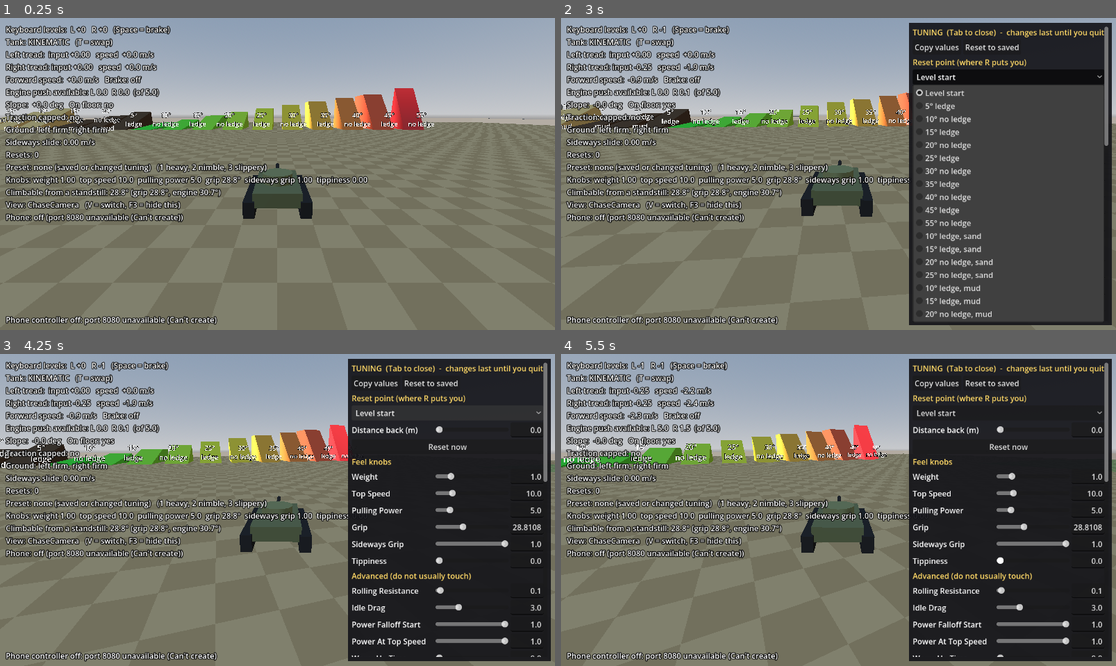
Above: before the commit, frames 1-4 (two rows, left to right).
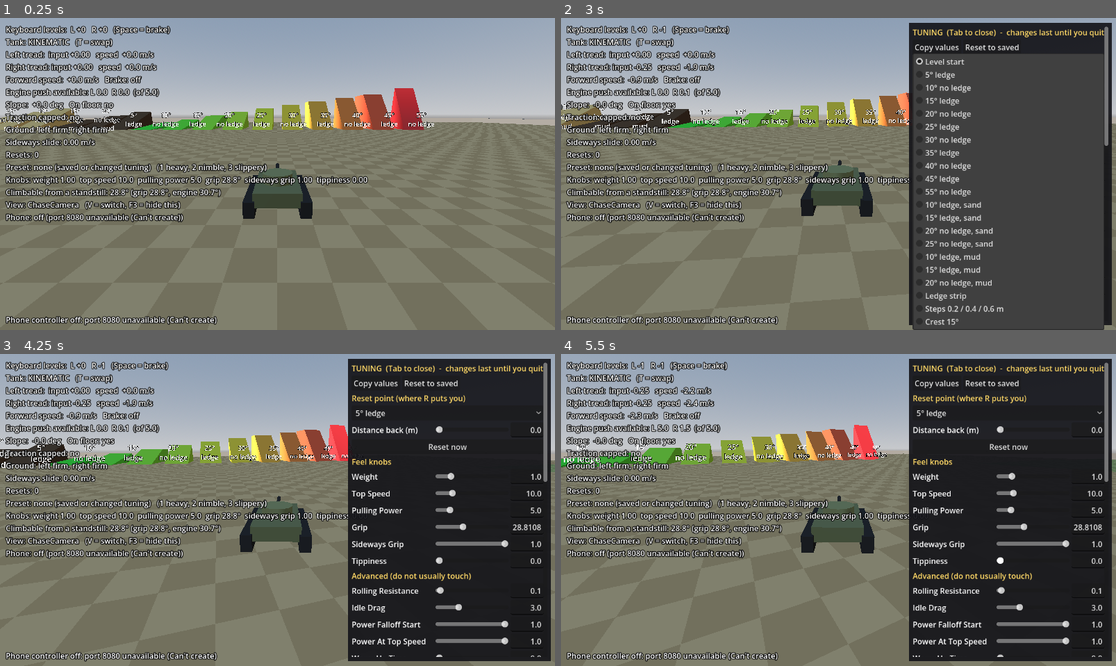
Above: after the commit, the same moments.

Repository: Kickpunch3r/tank-game
Game: Godot game, scene res://scenes/test_course.tscn
The game is run twice, just before and just after one commit, with the same random seed, the same clock (stepped at 60 frames per second) and the same inputs.
Inputs (mouse positions are in pixels of both pictures, inside the frame that each line leads up to):
- Up to frame 1 (0.25 s): no input
- Up to frame 2 (3 s): move the mouse to (960, 158) at 0.52 s; hold Down (driver_right_back) 0.53-1.25 s; hold Space (driver_all_stop) 0.53-1.25 s; click (960, 158) at 0.67 s; drag from (727, 189) to (810, 236) at 1.27 s; tap Enter at 2 s; move the mouse to (894, 105) at 2.02 s; hold Down (driver_right_back) 2.03-2.75 s; hold Tab (tuning_panel_toggle) 2.03-2.75 s; click "Level start" at 2.75 s
- Up to frame 3 (4.25 s): click "Level start" at 3.5 s
- Up to frame 4 (5.5 s): drag from (810, 572) to (672, 463) at 4.27 s; move the mouse to (1005, 556) at 5.02 s; hold S (driver_left_back) from 5.03 s (still down); tap Z at 5.1 s

The runs differ from the first frame. In frame 2, 7.2% of the frame differs, in the area x 63-98%, y 11-100%; in frame 3, less than 0.1%; in frame 4, less than 0.1%.

Commit message:
Physics tank milestone 4: ledge strip, steps and crest
New ComparisonFeatures node in the test course (one node, built in code,
on open ground at x 100, z 90): a 1.2 m ledge strip with a ramp up onto
it, steps of 0.2 / 0.4 / 0.6 m, and a 15 degree crest. The Tab panel lists
their start points as reset points. Nothing existing moved.

Three new course-shape checks. 180 of 180 checks pass.

Co-Authored-By: Claude Opus 5.5 <noreply@anthropic.com>
Claude-Session: https://claude.ai/code/session_01Pm55gMUn29kyQtMtoJuZst

Diff:
--- a/scenes/test_course.tscn
+++ b/scenes/test_course.tscn
@@ -7,6 +7,7 @@
 [ext_resource type="Script" uid="uid://dvifxswxqwewy" path="res://scripts/terrain_patch.gd" id="9_terrain_patch"]
 [ext_resource type="Resource" path="res://terrain/mud.tres" id="10_mud"]
 [ext_resource type="Resource" path="res://terrain/sand.tres" id="11_sand"]
+[ext_resource type="Script" path="res://scripts/comparison_features.gd" id="12_features"]
 
 [sub_resource type="ProceduralSkyMaterial" id="SkyMaterial_main"]
 
@@ -55,4 +56,8 @@
 terrain = ExtResource("11_sand")
 size = Vector2(24, 24)
 
+[node name="ComparisonFeatures" type="Node3D" parent="."]
+transform = Transform3D(1, 0, 0, 0, 1, 0, 0, 0, 1, 100, 0, 90)
+script = ExtResource("12_features")
+
 [node name="PlayerRig" parent="." unique_id=472648433 instance=ExtResource("2_player_rig")]
--- /dev/null
+++ b/scripts/comparison_features.gd
@@ -0,0 +1,162 @@
+class_name ComparisonFeatures
+extends Node3D
+## Builds three test features for comparing the two tanks, when the scene
+## starts. Each has its own lane, driven toward -Z from a start point:
+## - Ledge strip: a raised platform beside a drop, long enough to drive along
+##   it with one tread over the edge (a gentle ramp leads up onto it).
+## - Steps: blocks of increasing height to drive up onto and off.
+## - Crest: a slope that tips over into a downslope, to show weight transfer.
+## The Tab panel lists each start point as a reset point.
+
+## Group this node joins, so the Tab panel can list its start points.
+const GROUP: StringName = &"comparison_features"
+
+## Height of the ledge strip's platform, in metres.
+@export var ledge_height: float = 1.2
+## Heights of the steps, in metres, in the order you meet them.
+@export var step_heights: Array[float] = [0.2, 0.4, 0.6]
+## Height of the crest, in metres, and the angle of both its slopes.
+@export var crest_height: float = 3.5
+@export var crest_angle_degrees: float = 15.0
+
+## Lanes, side by side along X (metres from this node).
+const LEDGE_LANE_X: float = -27.0
+const STEPS_LANE_X: float = 0.0
+const CREST_LANE_X: float = 25.0
+## Platform width and length, and its far edge (toward +X) where the drop is.
+const LEDGE_WIDTH: float = 6.0
+const LEDGE_LENGTH: float = 50.0
+## Where every lane's start point is, along Z.
+const START_Z: float = 35.0
+
+
+func _ready() -> void:
+	add_to_group(GROUP)
+	_build_ledge_strip()
+	_build_steps()
+	_build_crest()
+
+
+## The places the Tab panel offers as reset points: [{name, transform}].
+func reset_points() -> Array[Dictionary]:
+	return [
+		{"name": "Ledge strip", "transform": _start_at(LEDGE_LANE_X)},
+		{"name": "Steps 0.2 / 0.4 / 0.6 m", "transform": _start_at(STEPS_LANE_X)},
+		{"name": "Crest %d°" % roundi(crest_angle_degrees), "transform": _start_at(CREST_LANE_X)},
+	]
+
+
+## On the ledge strip's platform, with the right tread hanging over the drop
+## (for the tests). `over_edge`: how far the tank's middle is past the edge.
+func ledge_edge_transform(over_edge: float, along: float = 15.0) -> Transform3D:
+	var edge_x: float = LEDGE_LANE_X + LEDGE_WIDTH / 2.0
+	return global_transform * Transform3D(Basis.IDENTITY, Vector3(edge_x + over_edge, ledge_height + 0.1, along))
+
+
+## Where the ledge strip's platform ends (the drop), in world X.
+func ledge_edge_x() -> float:
+	return to_global(Vector3(LEDGE_LANE_X + LEDGE_WIDTH / 2.0, 0.0, 0.0)).x
+
+
+func _start_at(lane_x: float) -> Transform3D:
+	return global_transform * Transform3D(Basis.IDENTITY, Vector3(lane_x, 0.3, START_Z))
+
+
+func _build_ledge_strip() -> void:
+	var body := _body("LedgeStrip", Color(0.55, 0.5, 0.42))
+	var material: Material = body.get_meta(&"material")
+	var platform := BoxMesh.new()
+	platform.size = Vector3(LEDGE_WIDTH, ledge_height, LEDGE_LENGTH)
+	platform.material = material
+	var far_end: float = -LEDGE_LENGTH / 2.0 - 5.0
+	var near_end: float = far_end + LEDGE_LENGTH
+	_add_solid(body, platform, Transform3D(Basis.IDENTITY,
+			Vector3(LEDGE_LANE_X, ledge_height / 2.0, (far_end + near_end) / 2.0)), "Platform")
+	# A gentle ramp up onto the platform from the start side.
+	var ramp_run: float = ledge_height / tan(deg_to_rad(10.0))
+	_add_wedge(body, material, Vector3(LEDGE_LANE_X, 0.0, near_end + ramp_run), ramp_run, ledge_height, LEDGE_WIDTH, "Ramp")
+	_add_label(body, "Ledge strip\n(drive along the edge)", Vector3(LEDGE_LANE_X, ledge_height + 4.0, near_end + ramp_run))
+
+
+func _build_steps() -> void:
+	var body := _body("Steps", Color(0.5, 0.55, 0.6))
+	var material: Material = body.get_meta(&"material")
+	var block_length: float = 8.0
+	var gap: float = 7.0
+	var z: float = START_Z - 20.0
+	for index: int in step_heights.size():
+		var height: float = step_heights[index]
+		var block := BoxMesh.new()
+		block.size = Vector3(8.0, height, block_length)
+		block.material = material
+		_add_solid(body, block, Transform3D(Basis.IDENTITY,
+				Vector3(STEPS_LANE_X, height / 2.0, z - block_length / 2.0)), "Step%d" % (index + 1))
+		z -= block_length + gap
+	var heights: PackedStringArray = []
+	for height: float in step_heights:
+		heights.append("%.1f" % height)
+	_add_label(body, "Steps\n%s m" % " / ".join(heights), Vector3(STEPS_LANE_X, 4.0, START_Z - 16.0))
+
+
+func _build_crest() -> void:
+	var body := _body("Crest", Color(0.6, 0.5, 0.35))
+	var material: Material = body.get_meta(&"material")
+	var half_run: float = crest_height / tan(deg_to_rad(crest_angle_degrees))
+	# A symmetric wedge: PrismMesh with its peak in the middle (left_to_right
+	# 0.5), turned -90 degrees about Y so it runs along Z.
+	var prism := PrismMesh.new()
+	prism.left_to_right = 0.5
+	prism.size = Vector3(half_run * 2.0, crest_height, 8.0)
+	prism.material = material
+	var base_z: float = START_Z - 15.0
+	_add_solid(body, prism, Transform3D(Basis(Vector3.UP, deg_to_rad(-90.0)),
+			Vector3(CREST_LANE_X, crest_height / 2.0, base_z - half_run)), "Hill")
+	_add_label(body, "Crest\n%d°" % roundi(crest_angle_degrees), Vector3(CREST_LANE_X, 4.0, base_z + 2.0))
+
+
+## A right-angled wedge rising toward -Z, its low edge at `low_edge`.
+func _add_wedge(body: StaticBody3D, material: Material, low_edge: Vector3, run: float, rise: float,
+		width: float, part_name: String) -> void:
+	var wedge := PrismMesh.new()
+	wedge.left_to_right = 0.0
+	wedge.size = Vector3(run, rise, width)
+	wedge.material = material
+	_add_solid(body, wedge, Transform3D(Basis(Vector3.UP, deg_to_rad(-90.0)),
+			low_edge + Vector3(0.0, rise / 2.0, -run / 2.0)), part_name)
+
+
+func _body(body_name: String, colour: Color) -> StaticBody3D:
+	var body := StaticBody3D.new()
+	body.name = body_name
+	var material := StandardMaterial3D.new()
+	material.albedo_color = colour
+	material.roughness = 0.85
+	body.set_meta(&"material", material)
+	add_child(body)
+	return body
+
+
+## Adds a mesh you can see and a matching collision shape, both at `where`.
+func _add_solid(body: StaticBody3D, mesh: PrimitiveMesh, where: Transform3D, part_name: String) -> void:
+	var visual := MeshInstance3D.new()
+	visual.name = part_name + "Visual"
+	visual.mesh = mesh
+	visual.transform = where
+	body.add_child(visual)
+	var collision := CollisionShape3D.new()
+	collision.name = part_name + "Collision"
+	collision.shape = mesh.create_convex_shape()
+	collision.transform = where
+	body.add_child(collision)
+
+
+func _add_label(body: StaticBody3D, text: String, where: Vector3) -> void:
+	var label := Label3D.new()
+	label.name = "Label"
+	label.text = text
+	label.billboard = BaseMaterial3D.BILLBOARD_ENABLED
+	label.font_size = 160
+	label.outline_size = 24
+	label.pixel_size = 0.015
+	label.position = where
+	body.add_child(label)
--- a/scripts/tuning_panel.gd
+++ b/scripts/tuning_panel.gd
@@ -30,7 +30,8 @@
 var _value_fields: Array[LineEdit] = []
 
 var _ramp_choice: OptionButton
-# One entry per dropdown item after "Start field": {"ladder": SlopeLadder, "index": int}.
+# One entry per dropdown item after "Start field": {"ladder": SlopeLadder, "index": int}
+# for a ramp, or {"transform": Transform3D} for a comparison feature's start.
 var _reset_choices: Array[Dictionary] = []
 var _distance_slider: HSlider
 var _distance_field: LineEdit
@@ -254,6 +255,10 @@
 				text += ", " + ramp.terrain.display_name.to_lower()
 			_ramp_choice.add_item(text)
 			_reset_choices.append({"ladder": ladder, "index": index})
+	for features: Node in get_tree().get_nodes_in_group(ComparisonFeatures.GROUP):
+		for point: Dictionary in (features as ComparisonFeatures).reset_points():
+			_ramp_choice.add_item(point.name)
+			_reset_choices.append({"transform": point.transform})
 	_ramp_choice.item_selected.connect(func(_index: int) -> void: _apply_reset_point())
 	list.add_child(_ramp_choice)
 
@@ -361,6 +366,10 @@
 		tank.call(&"set_spawn", tank.call(&"get_home"))
 		return
 	var reset_choice: Dictionary = _reset_choices[choice - 1]
+	if reset_choice.has("transform"):
+		# A comparison feature's start (the distance slider is for ramps only).
+		tank.call(&"set_spawn", reset_choice.transform)
+		return
 	var ladder: SlopeLadder = reset_choice.ladder
 	var where: Vector3 = ladder.start_position_for(reset_choice.index, _distance_slider.value, tank)
 	# Facing the ramp (the ramps rise toward -Z, the way an unturned tank faces).
@@ -373,7 +382,7 @@
 	var item: int = 0
 	for choice_number: int in _reset_choices.size():
 		var reset_choice: Dictionary = _reset_choices[choice_number]
-		if reset_choice.ladder == ladder and reset_choice.index == ramp_index:
+		if reset_choice.get("ladder") == ladder and reset_choice.get("index") == ramp_index:
 			item = choice_number + 1
 	_ramp_choice.select(item)
 	_distance_slider.set_value_no_signal(distance)
--- a/tests/course_tests.gd
+++ b/tests/course_tests.gd
@@ -43,6 +43,31 @@
 			facing_down += 1
 	report.check("Bumps mesh faces upward", facing_down == 0, "%d normals face down" % facing_down)
 
+	# Comparison features (ledge strip, steps, crest).
+	var features: ComparisonFeatures = runner.course.get_node(^"ComparisonFeatures")
+	var origin: Vector3 = features.global_position
+	var platform: Dictionary = _ray_down(origin + Vector3(ComparisonFeatures.LEDGE_LANE_X, 0.0, 0.0))
+	var beside: Dictionary = _ray_down(Vector3(features.ledge_edge_x() + 1.0, 0.0, origin.z))
+	report.check("Ledge strip: a raised platform beside a drop",
+			not platform.is_empty() and absf(platform.position.y - features.ledge_height) < 0.01
+			and not beside.is_empty() and absf(beside.position.y) < 0.01,
+			"platform %.2f m, beside it %.2f m" % [platform.position.y if not platform.is_empty() else -1.0,
+				beside.position.y if not beside.is_empty() else -1.0])
+	var step_tops: PackedStringArray = []
+	var steps_ok: bool = true
+	var z: float = ComparisonFeatures.START_Z - 24.0
+	for height: float in features.step_heights:
+		var hit: Dictionary = _ray_down(origin + Vector3(ComparisonFeatures.STEPS_LANE_X, 0.0, z))
+		var top: float = hit.position.y if not hit.is_empty() else -1.0
+		steps_ok = steps_ok and absf(top - height) < 0.01
+		step_tops.append("%.2f" % top)
+		z -= 15.0
+	report.check("Steps: blocks of increasing height", steps_ok, "tops at %s m" % " / ".join(step_tops))
+	var half_run: float = features.crest_height / tan(deg_to_rad(features.crest_angle_degrees))
+	var peak: Dictionary = _ray_down(origin + Vector3(ComparisonFeatures.CREST_LANE_X, 0.0, ComparisonFeatures.START_Z - 15.0 - half_run))
+	report.check("Crest: rises to its peak", not peak.is_empty() and absf(peak.position.y - features.crest_height) < 0.05,
+			"peak %.2f m" % (peak.position.y if not peak.is_empty() else -1.0))
+
 
 func _ray_down(where: Vector3) -> Dictionary:
 	var query := PhysicsRayQueryParameters3D.create(
Not shown, added: scripts/comparison_features.gd.uid
Not shown, changed: docs/physics_tank_design.md
